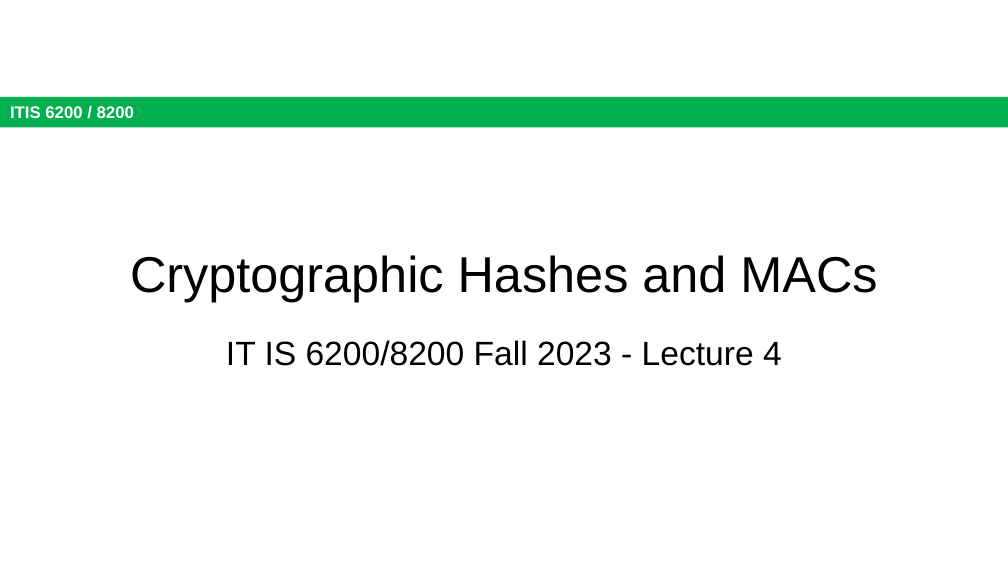
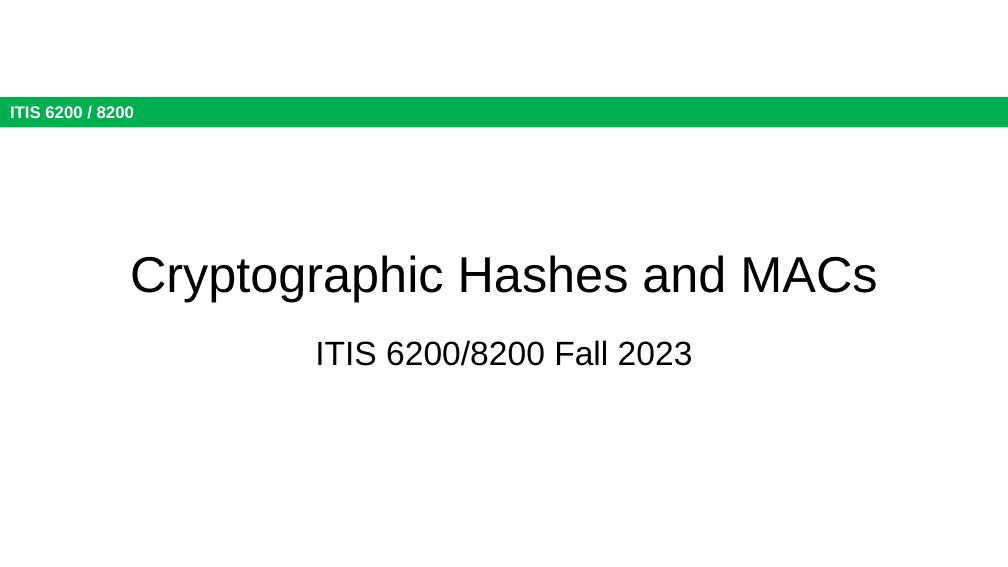
Before and after one commit to jx5c/github.io, a slide deck: slide 1 of teaching/ITIS6200/2023fa/lectures/lec04.pptx. Drawn at 1008x567 pixels with LibreOffice and Linux fonts; fonts in the diff are those of the drawing. Boxes give left, top, right and bottom in pixels: in the first picture for what was removed or moved away, otherwise in the second. Text is boxed around its words. In the diff, an @@ line names an element or a change of style, - is before the commit and + after.

```diff
--- a/teaching/ITIS6200/2023fa/lectures/lec04.pptx
+++ b/teaching/ITIS6200/2023fa/lectures/lec04.pptx
@@ subtitle at (315,340,693,366): text changed @@
-IT IS 6200/8200 Fall 2023 - Lecture 4
+ITIS 6200/8200 Fall 2023
```
Also in this commit, not shown: 3 other files.
